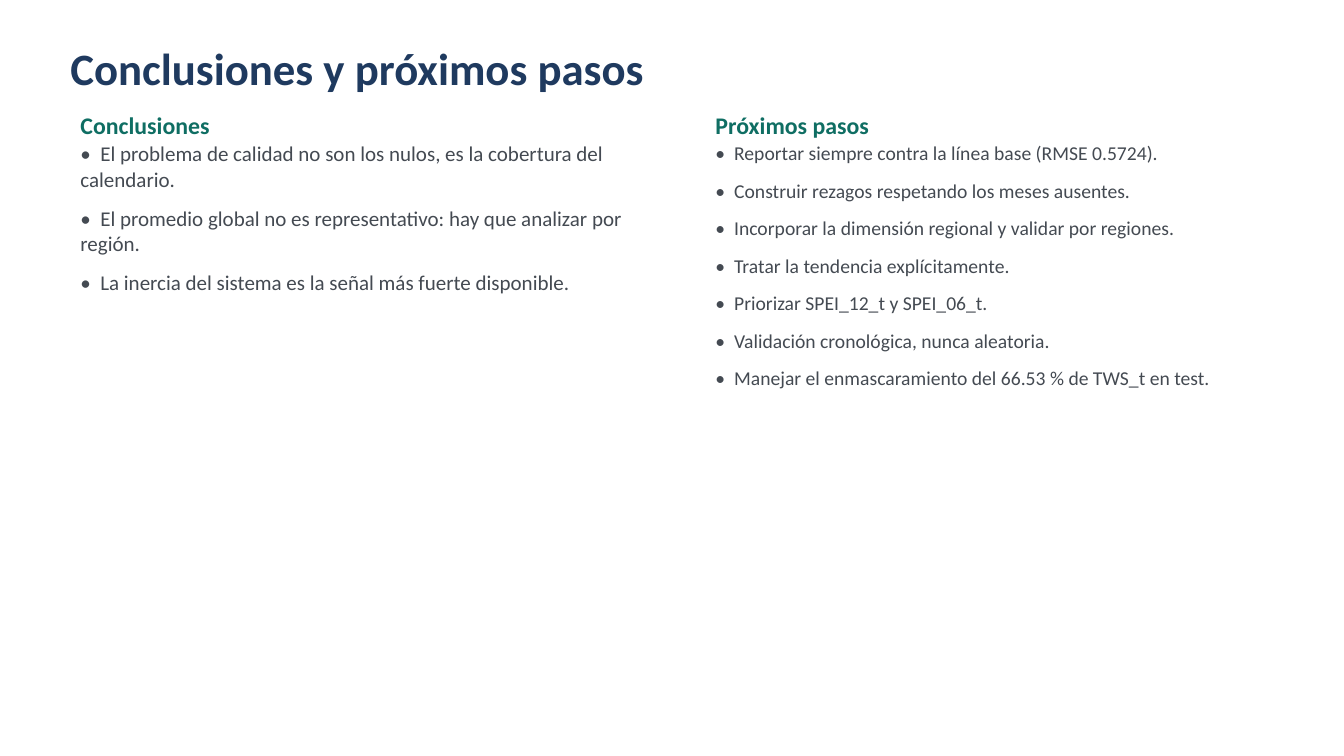
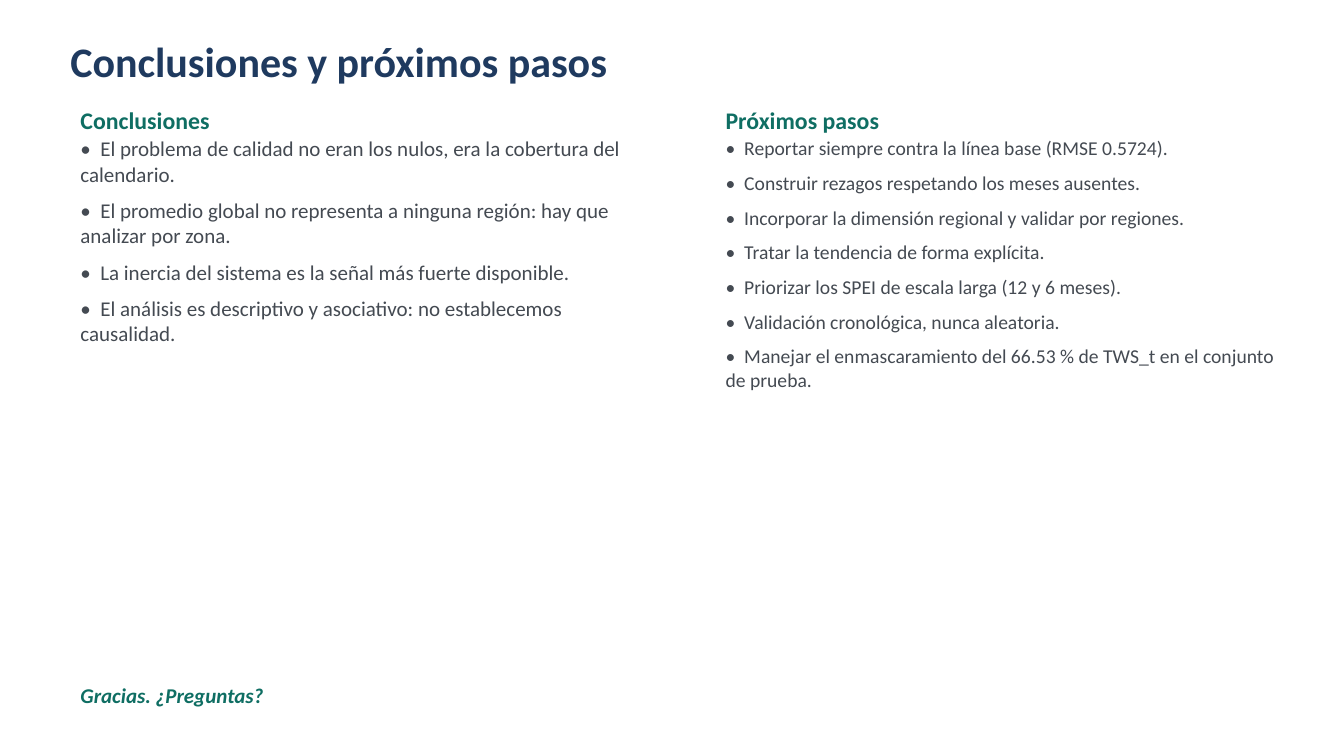
Before and after one commit to Javiervalladares1/Proyecto2Datos, a slide deck: slide 16 of docs/Proyecto2_Presentacion.pptx (slide 10 before the commit). Drawn at 1344x756 pixels with LibreOffice and Linux fonts; fonts in the diff are those of the drawing. Boxes give left, top, right and bottom in pixels: in the first picture for what was removed or moved away, otherwise in the second. Text is boxed around its words. In the diff, an @@ line names an element or a change of style, - is before the commit and + after.

```diff
--- a/docs/Proyecto2_Presentacion.pptx
+++ b/docs/Proyecto2_Presentacion.pptx
@@ text "Conclusiones y próximos pasos" at <box>70,47,607,84</box>: size 32 to 30 pt @@
@@ text "Conclusiones": place and size @@
-text "Conclusiones" at <box>80,117,209,134</box>
+text "Conclusiones" at <box>80,112,209,129</box>
@@ text "Próximos pasos": place and size @@
-text "Próximos pasos" at <box>715,117,869,138</box>
+text "Próximos pasos" at <box>726,112,879,133</box>
@@ text at <box>80,141,619,247</box>: text changed @@
-• El problema de calidad no son los nulos, es la cobertura del calendario.
-• El promedio global no es representativo: hay que analizar por región.
+• El problema de calidad no eran los nulos, era la cobertura del calendario.
+• El promedio global no representa a ninguna región: hay que analizar por zona.
@@ text "• Reportar siempre contra la ...": place and size @@
-text "• Reportar siempre contra la ..." at <box>734,146,1209,389</box>
+text "• Reportar siempre contra la ..." at <box>726,141,1274,390</box>
@@ text at <box>744,141,1184,333</box>: less space between paragraphs @@
@@ text at <box>100,265,570,284</box>: less space between paragraphs @@
@@ text at <box>744,245,1121,298</box>: text changed @@
-• Tratar la tendencia explícitamente.
-• Priorizar SPEI_12_t y SPEI_06_t.
+• Tratar la tendencia de forma explícita.
+• Priorizar los SPEI de escala larga (12 y 6 meses).
@@ text at <box>80,301,562,341</box>: paragraph added @@
+• El análisis es descriptivo y asociativo: no establecemos causalidad.
@@ text at <box>726,349,1274,390</box>: text changed @@
-• Manejar el enmascaramiento del 66.53 % de TWS_t en test.
+• Manejar el enmascaramiento del 66.53 % de TWS_t en el conjunto de prueba.
@@ text added at <box>80,688,264,707</box>, 15 pt, text #0F6E63, bold, italic @@
+Gracias. ¿Preguntas?
```
Also in this commit, not shown: 8 other slides changed, 6 slides added.
